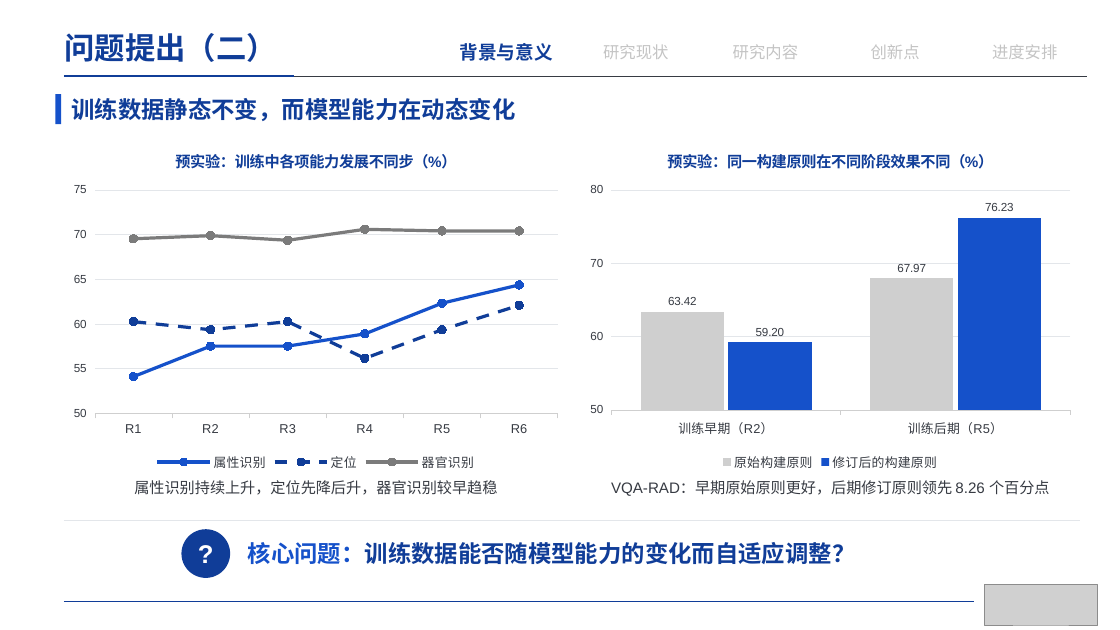
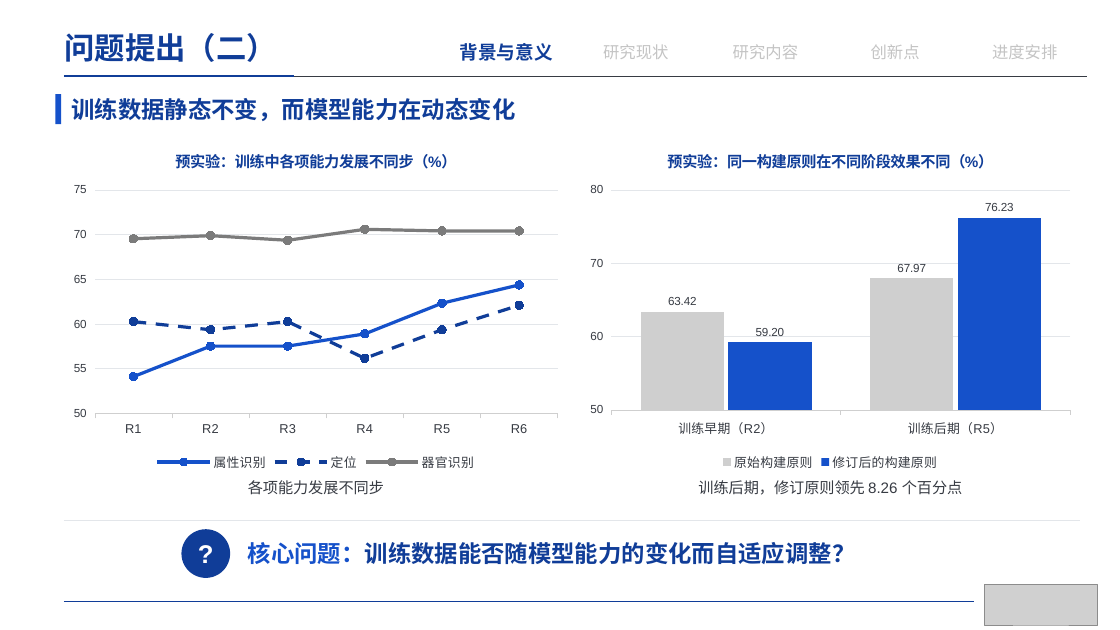
Before and after one commit to irving-2222/Graduation-Thesis, a slide deck: slide 6 of 开题答辩.pptx. Drawn at 1120x630 pixels with LibreOffice and Linux fonts; fonts in the diff are those of the drawing; grey boxes stand for pictures. Boxes give left, top, right and bottom in pixels: in the first picture for what was removed or moved away, otherwise in the second. Text is boxed around its words. In the diff, an @@ line names an element or a change of style, - is before the commit and + after.

```diff
--- a/开题答辩.pptx
+++ b/开题答辩.pptx
@@ text at box(248, 480, 384, 495): text changed @@
-属性识别持续上升，定位先降后升，器官识别较早趋稳
+各项能力发展不同步
@@ text at box(698, 480, 963, 495): text changed @@
-VQA-RAD：早期原始原则更好，后期修订原则领先 8.26 个百分点
+训练后期，修订原则领先 8.26 个百分点
```
Also in this commit, not shown: 12 other slides changed, 1 other file.
